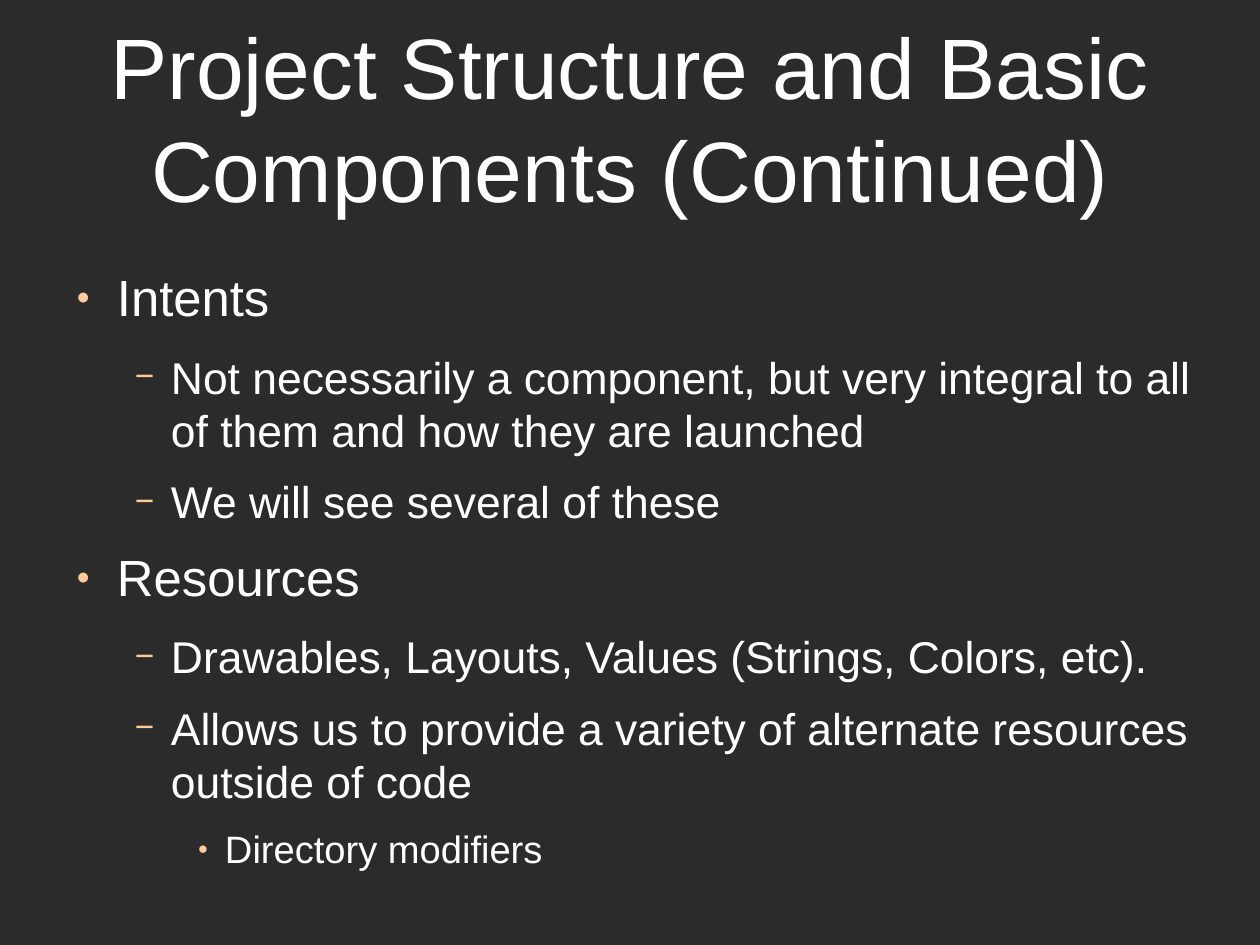
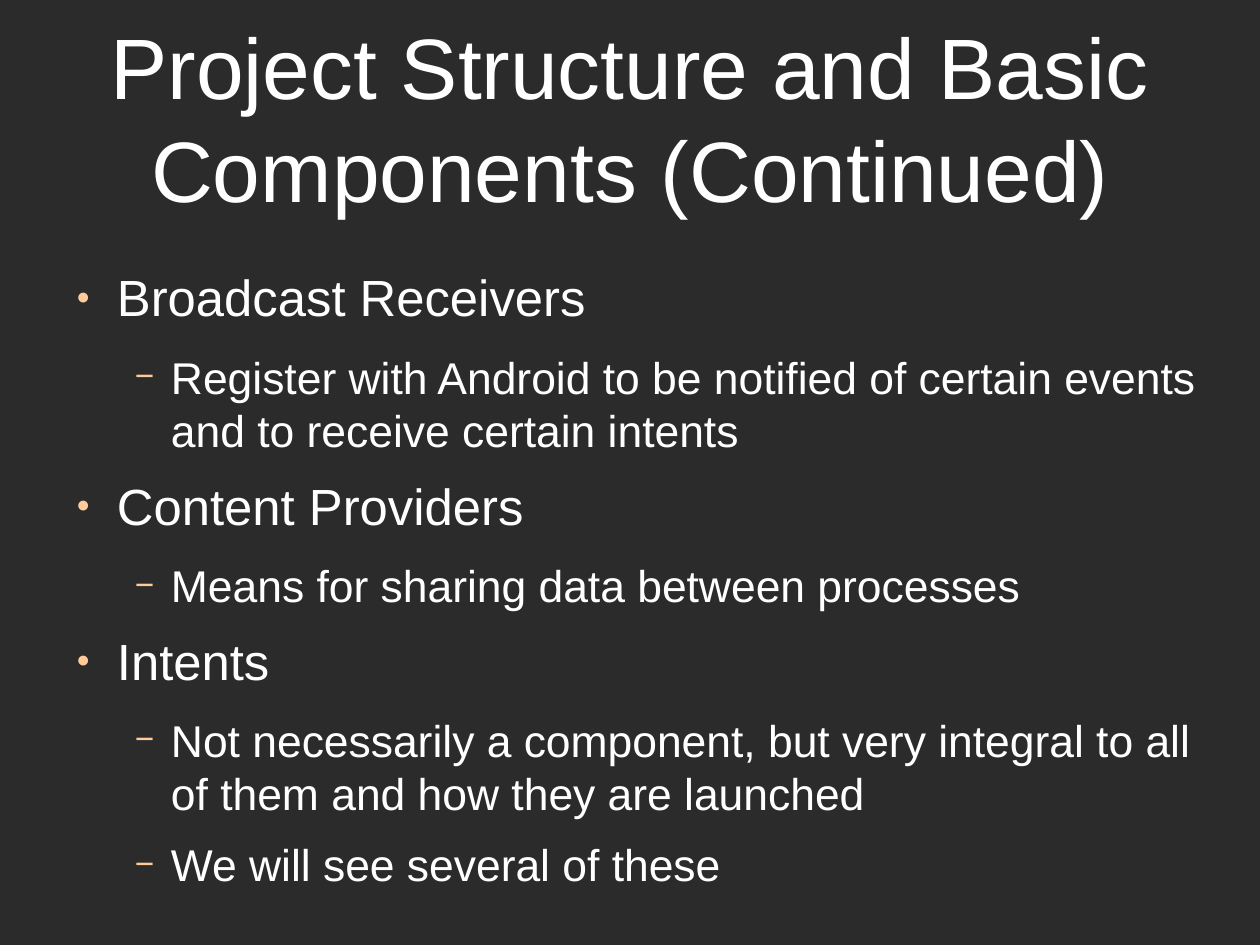
Before and after one commit to alphonzo79/HelloAndroidExample, a slide deck: slide 6 of HelloAndroidPresentationSlides.odp (slide 7 before the commit). Drawn at 1260x945 pixels with LibreOffice and Linux fonts; fonts in the diff are those of the drawing; background and template pictures are left out; a plain dark background stands for a picture behind light text. Boxes give left, top, right and bottom in pixels: in the first picture for what was removed or moved away, otherwise in the second. Text is boxed around its words. In the diff, an @@ line names an element or a change of style, - is before the commit and + after.

```diff
--- a/HelloAndroidPresentationSlides.odp
+++ b/HelloAndroidPresentationSlides.odp
@@ text at [117,279,1195,611]: paragraphs added @@
+● Broadcast Receivers
+  − Register with Android to be notified of certain events and to receive certain intents
+● Content Providers
+  − Means for sharing data between processes
@@ text at [117,561,1187,871]: paragraphs removed @@
-● Resources
-  − Drawables, Layouts, Values (Strings, Colors, etc).
-  − Allows us to provide a variety of alternate resources outside of code
-    ● Directory modifiers
```
Also in this commit, not shown: 3 other slides changed, 4 slides added, 2 slides removed, 3 other files.
